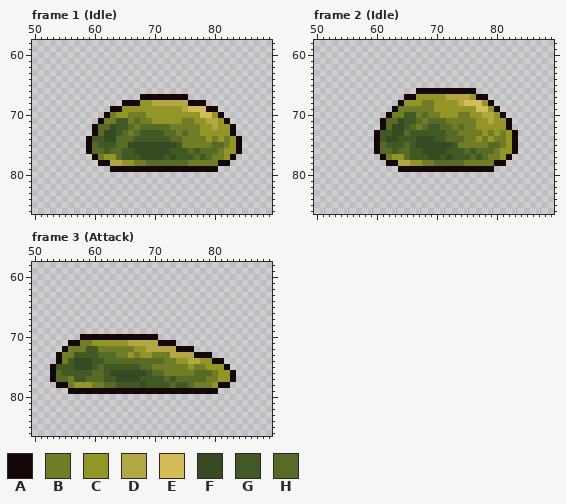
Edited in one commit: pixel-art file (Assets/Content/Prefabs/Units/Small Slime/Slime Small.aseprite). Above is the file before it was changed.
144x144 pixels, 4 frames. Shown: frame 1 (Idle): x 50..89, y 58..86; frame 2 (Idle): x 50..89, y 58..86; frame 3 (Attack): x 50..89, y 58..86.
Palette (. is transparent): A #150707  B #707d26  C #939627  D #b2a744  E #d4bd59  F #374a22  G #415a25  H #576b26
Pixels before, frame 1 (Idle), first column x 59:
67 .........AAAAAAAA.........
68 ......AAACCDDDDDDAAA......
69 ....AACCCCCCCCCCDEEEAA....
70 ...ABCCBBBCCCCCCCCCEECA...
71 ..ABBGGBHBBCCCCCBBCCDDCA..
72 .AHHFGGHBHHHHHBBBBBCCDCCA.
73 .AHFFGHBHGGGGHHBHBBCCCCCA.
74 AGGFFHHHGGGGGGHHBBBBCBCBCA
75 AHGGGHHFFFFFFFFGBBBBBHHBCA
76 AHHGHHGGFFFFFFGGGHGHHHBCCA
77 .ABCCHGGGFFFFGFGGGHGHBBCA.
78 ..AADDCCBBHHHHHHHBBBBBAA..
79 ....AAAAAAAAAAAAAAAAAA....
Pixels before, frame 2 (Idle), first column x 60:
66 .......AAAAAAAAAA.......
67 .....AACCCCCDDDDCAA.....
68 ....ACCCBBCCCCDEEECA....
69 ...ABBBBBBCCCCCCCEECA...
70 ..ABBGGBHBBCCCBBCCDDCA..
71 .AHHFGGHBHHHBBBBBCCDCCA.
72 .AHFFGHBHGGHHBHBBCCCCCA.
73 AGGFFHGGGGGGHHBBBBCBCBCA
74 AGFFGGGFFFGGHHHBBCBCBBCA
75 AHGGGHGFFFFFFGBBBBBHHBCA
76 AHHGHHGGFFFFGGGHGHHHBCCA
77 .ABCCHGGGFFGFGGGHGHBBCA.
78 ..AADDCCBBHHHHHBBBBBAA..
79 ....AAAAAAAAAAAAAAAA....
Pixels before, frame 3 (Attack), first column x 53:
70 .....AAAAAAAAAAAAA.............
71 ...AABBCCCCCCDDDDDAAA..........
72 ..ABBBGGBBBBBBCCDDDDDAAA.......
73 .ABBGGGGHHHBBCBCCBBBDDDDAAA....
74 .ABGFFFGGHHHHHHHHHHBBCCDDCCAA..
75 AGGGFFFGHGGGGGGHHBBBBBBCBBCCCA.
76 AHGGGGGHHGFFFFFFGHHBBBBBHHHBCCA
77 AHHBGGHHHGGFFFFGGGGHGHHHHHBBCCA
78 .AABCCCBBHHGGGGFGGGGHGGHBBBCAA.
79 ...AAAAAAAAAAAAAAAAAAAAAAAAA...
The result:
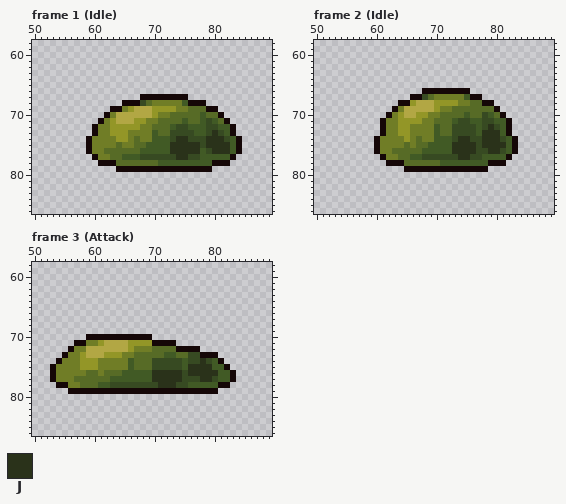
Colours new in this view: J #2a321a
The edit:
layer "Layer 2" now hidden
layer "Layer 3" now shown
Changed rows in their new state; - is an unchanged pixel.
Frame 1 (Idle):
first column x 60:
68 --------FHBBBBBG--------
69 -----B-DDD----BBHHH-----
70 ----DDDDDD-BBHHHHHGHH---
71 ---CDDDCC-BHHHHGHHGFGH--
72 -BBCCCCCBB---GFFGGGFFGG-
73 -BBCCC-BBB-H-FFFFGGFJFG-
74 BBBBCCBHBB---FJJFFFJJJFG
75 BBBB-BBHHGGGGJJJJJFJJJJG
76 BBH--HHHGGGGGJJJJJGFJJJG
77 --BH--------F-JJFF-GGGG-
78 ---AHHHHH--GGGGGGGGGA---
79 ---.----------------.---
Frame 2 (Idle):
first column x 60:
66 -------.--------.-------
67 -----.-AFHBBBBBGA-.-----
68 -----A-DDD----BBHHA-----
69 -----DDDDD-BBHHHHHHH----
70 ----CDDCC--HHHHGHHFGH---
71 --BBCCCC-B--HGFFGGFFGG--
72 --BBCCB-BB---FFFFGFJFG--
73 .ABBCCBBBB-H-FFFFGJJJGA.
74 -BBBBCBHBB--GFJJFFJJJFG-
75 -BBBB-BHHGGGGJJJJFJJJJG-
76 -BBH--HHGGGG-JJJJFFJJFG-
77 ---BH---F--F-FJJFFGGGG--
78 ----AHHHHH-GGGGGGGGA----
79 ----.--------------.----
Frame 3 (Attack):
first column x 54:
70 ----.-----------.------------
71 --.-A-B-DDDDCCCCA------------
72 -.A--DDDDDDDCBBBHHHH---A-----
73 .A-BCDDDCCC-BHHHHHGGHHFF--A--
74 --BBCCCBBBBBG---FFFFFGFFJFG--
75 BBBBCCCBBBBB-H--FFFFFGJJJJGG-
76 BBBBBH-BHHHGGGG-JJJJJFJJJJJGG
77 BB-HH---H-GGGG--JJJJJFFFJJFGG
78 ---BHHHGGFFFFF-FFJJJFFGGGGG--
Where, in picture pixels (left, top, right, bottom), the same in both pictures:
changed: (92, 100, 236, 172)
changed: (374, 88, 518, 172)
changed: (56, 334, 230, 388)
